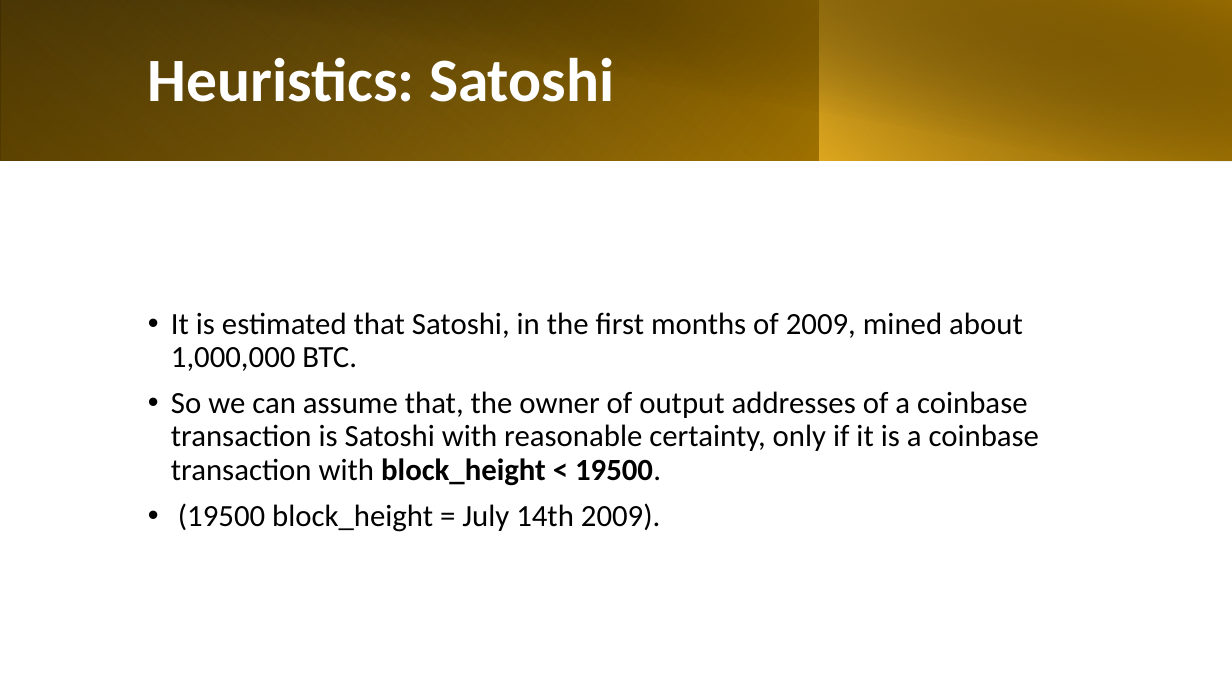
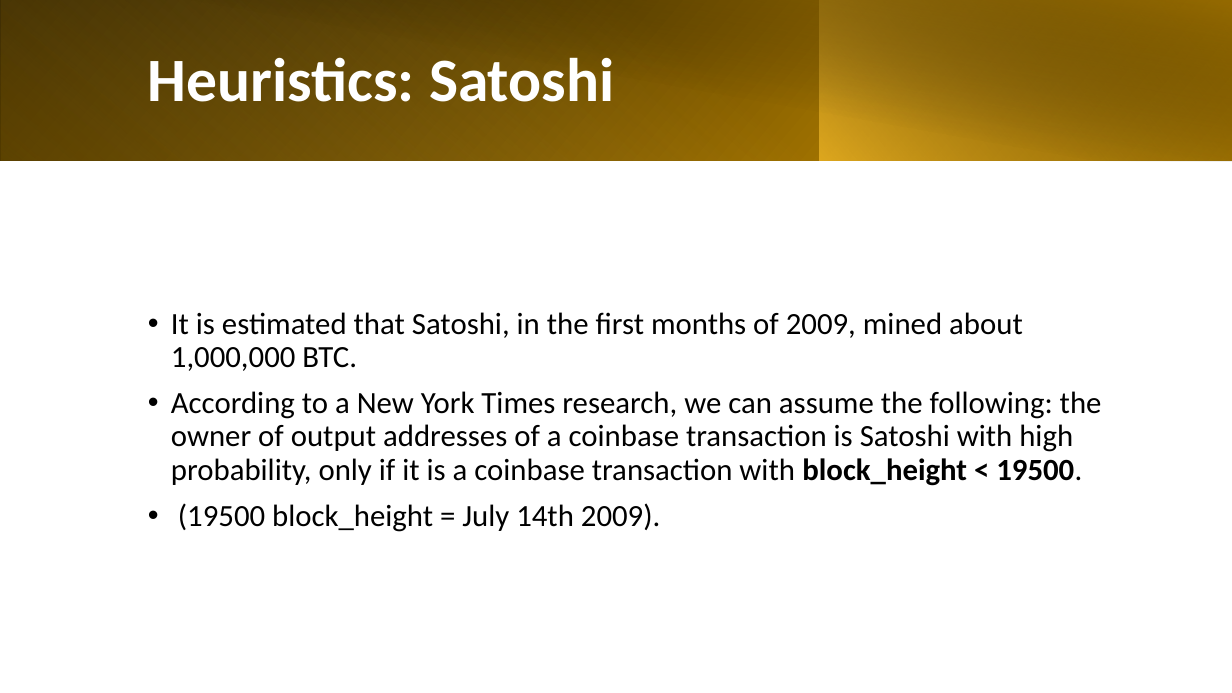
Before and after one commit to VincenzoImp/Bitcoin-Address-Clustering, a slide deck: slide 14 of Bitcoin Address Clustering.pptx (slide 13 before the commit). Drawn at 1232x693 pixels with LibreOffice and Linux fonts; fonts in the diff are those of the drawing. Boxes give left, top, right and bottom in pixels: in the first picture for what was removed or moved away, otherwise in the second. Text is boxed around its words. In the diff, an @@ line names an element or a change of style, - is before the commit and + after.

```diff
--- a/Bitcoin Address Clustering.pptx
+++ b/Bitcoin Address Clustering.pptx
@@ text at [171, 391, 1102, 486]: text changed @@
-• So we can assume that, the owner of output addresses of a coinbase transaction is Satoshi with reasonable certainty, only if it is a coinbase transaction with block_height < 19500.
+• According to a New York Times research, we can assume the following: the owner of output addresses of a coinbase transaction is Satoshi with high probability, only if it is a coinbase transaction with block_height < 19500.
```
Also in this commit, not shown: 9 other slides changed, 2 slides added, 4 other files.
